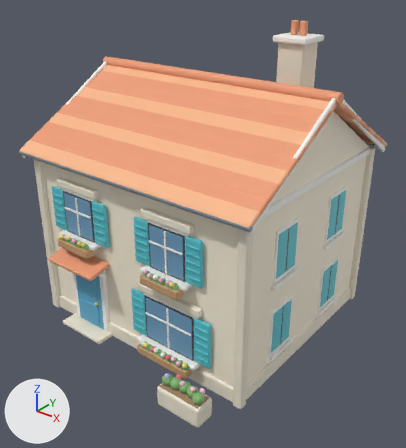
A saved change to the Blender file source-art/bayview/house_a.blend.
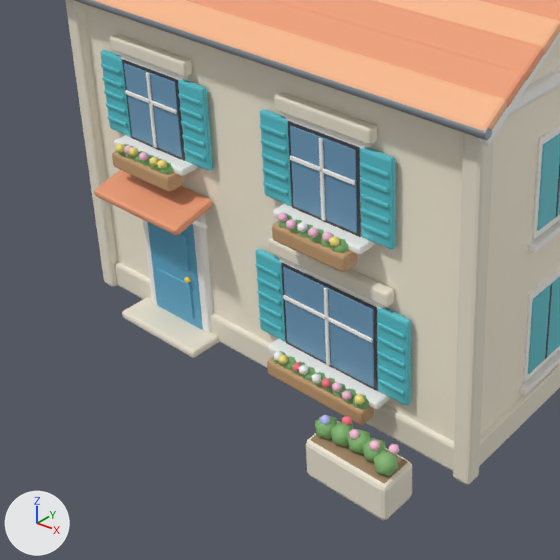
Old and new are each drawn whole from a 50 mm camera at (11.48, -14.54, 12.33) aimed at (0.51, -0.82, 3.83) and again close up on the part from 0% to 71% of the width and 36% to 100% of the height. The lights are fixed; the arrows at lower left show +X, +Y and +Z. The last two pictures show the newer version.

The first close-up shows 'Visual'.
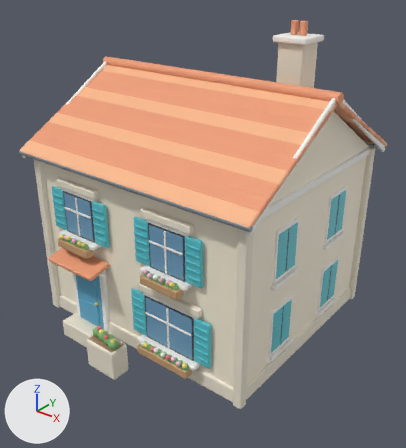
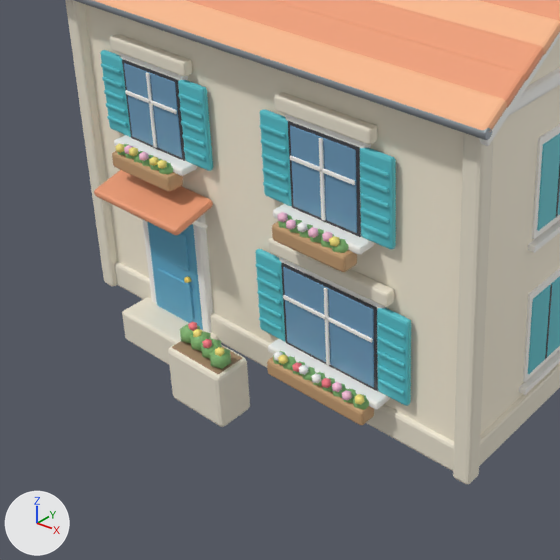
Pixel boxes [x1, y1, x2, y2] of what changed, in the close-ups (560 x 560 px; the box of a moved part takes in the faces that stretch with it):
'Visual', reshaped
    before: [65, 0, 560, 520]
    after: [65, 0, 560, 485]
part 1 of me_cube, moved or reshaped
    before: [310, 422, 408, 483]
    after: [172, 341, 242, 374]
part 2 of me_cube, moved or reshaped
    before: [315, 416, 337, 439]
    after: [180, 323, 200, 344]
part 3 of me_cube, moved or reshaped
    before: [320, 415, 330, 426]
    after: [188, 322, 198, 331]
part 4 of me_cube, moved or reshaped
    before: [331, 422, 353, 447]
    after: [190, 331, 211, 351]
part 5 of me_cube, moved or reshaped
    before: [342, 416, 352, 426]
    after: [193, 329, 202, 337]
part 6 of me_cube, moved or reshaped
    before: [348, 429, 370, 454]
    after: [201, 338, 222, 358]
part 7 of me_cube, moved or reshaped
    before: [349, 429, 359, 440]
    after: [202, 339, 212, 348]
part 8 of me_cube, moved or reshaped
    before: [363, 438, 386, 462]
    after: [209, 349, 231, 369]
part 9 of me_cube, moved or reshaped
    before: [369, 440, 380, 451]
    after: [215, 347, 225, 356]
part 10 of me_cube, added (pale yellow)
    after: [168, 341, 250, 427]
part 11 of me_cube, deleted (pale yellow)
    before: [306, 421, 412, 520]
part 12 of me_cube, deleted
    before: [388, 443, 399, 455]
part 13 of me_cube, deleted (green)
    before: [374, 450, 398, 476]
part 14 of me_cube, moved or reshaped
    before: [122, 314, 219, 358]
    after: [122, 314, 219, 364]

The edits, one by one:
me_cube is used by ob_visual; location (0.0, 0.0, 3.1).
me_cube had 9584 vertices, 9582 faces and spanned x -4.75..4.75, y -5.3..4.27, z -3.14..7.35.
me_cube now has 9560 vertices, 9542 faces and spans x -4.75..4.75, y -5.1..4.27, z -3.6..7.35.
me_cube part 1: the loose piece of 56 vertices spanning x 2.37..3.83, y -5.23..-4.67, z -2.43..-2.39 is scaled about its middle by (0.793, 1, 1), then moved by (-3.55, 0.2, 0.0).
me_cube part 2: the loose piece of 12 vertices spanning x 2.32..2.68, y -5.16..-4.82, z -2.44..-2.04 is moved by (-3.4, 0.29, 0.0).
me_cube part 3: the loose piece of 12 vertices spanning x 2.43..2.59, y -5.1..-4.94, z -2.17..-1.99 is moved by (-3.36, 0.34, 0.0), in mat_flowerred (red #f97c86).
me_cube part 4: the loose piece of 12 vertices spanning x 2.62..2.98, y -5.13..-4.79, z -2.44..-2.04 is moved by (-3.4, 0.23, 0.0).
me_cube part 5: the loose piece of 12 vertices spanning x 2.7..2.86, y -4.91..-4.75, z -2.17..-1.99 is moved by (-3.41, 0.07, 0.0), in mat_floweryellow (yellow #ffec81).
me_cube part 6: the loose piece of 12 vertices spanning x 2.92..3.28, y -5.09..-4.75, z -2.44..-2.04 is moved by (-3.4, 0.15, 0.0).
me_cube part 7: the loose piece of 12 vertices spanning x 2.98..3.14, y -5.06..-4.91, z -2.17..-1.99 is moved by (-3.36, 0.13, 0.0), in mat_flowerred (red #f97c86).
me_cube part 8: the loose piece of 12 vertices spanning x 3.22..3.58, y -5.09..-4.75, z -2.44..-2.04 is moved by (-3.4, 0.08, 0.0).
me_cube part 9: the loose piece of 12 vertices spanning x 3.37..3.53, y -5.05..-4.9, z -2.17..-1.99 is moved by (-3.42, 0.11, 0.0), in mat_floweryellow (yellow #ffec81).
me_cube part 10: a new loose piece of 56 vertices spanning x -1.1..0.2, y -5.1..-4.4, z -3.5..-2.4, in mat_stone (pale yellow #efe7d4).
me_cube part 11: the loose piece of 56 vertices spanning x 2.3..3.9, y -5.3..-4.6, z -3.1..-2.4 is deleted.
me_cube part 12: the loose piece of 12 vertices spanning x 3.63..3.8, y -4.94..-4.78, z -2.17..-1.99 is deleted.
me_cube part 13: the loose piece of 12 vertices spanning x 3.52..3.88, y -5.19..-4.85, z -2.44..-2.04 is deleted.
Part 14, on me_cube:
28 vertices in x -3.2..-1.2, y -4.45..-3.75, z -3.1..-3.05 move by (0.0, 0.0, -0.5).
me_cube no longer uses material mat_flowerblue (blue #bfc5ff).
